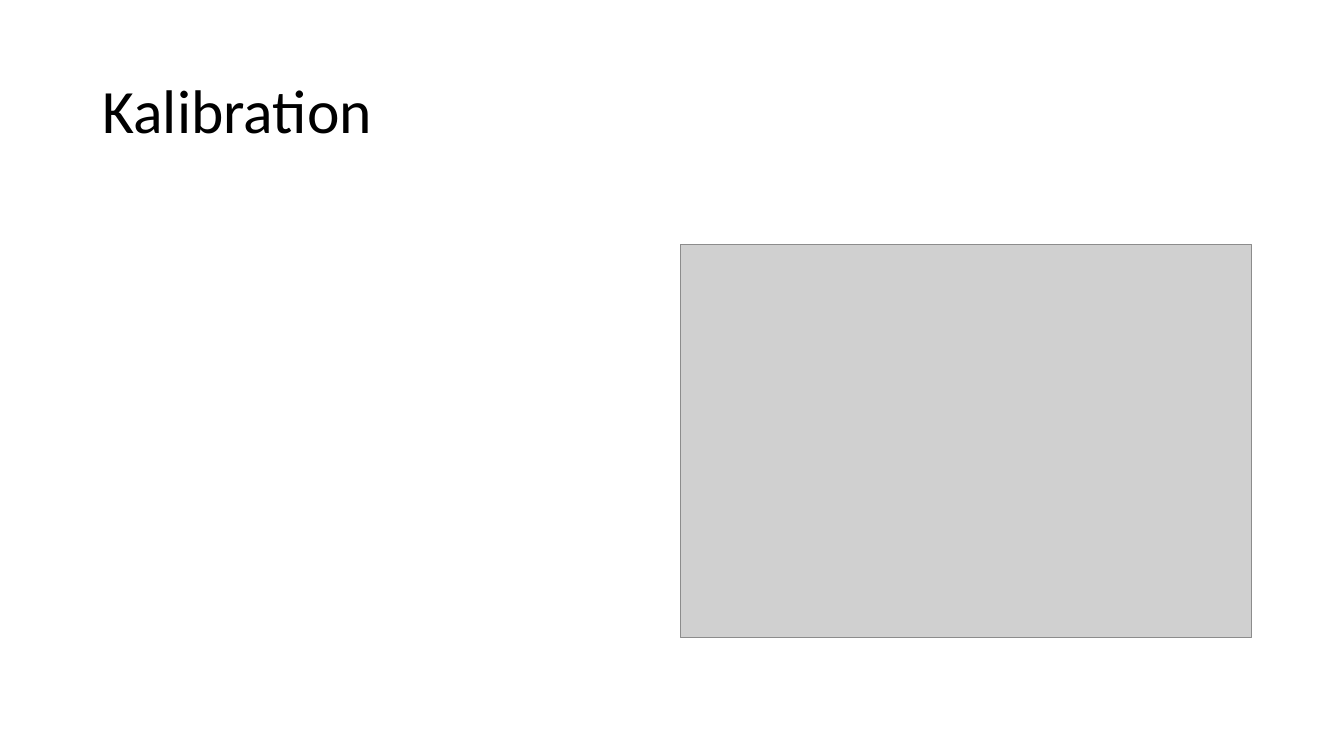
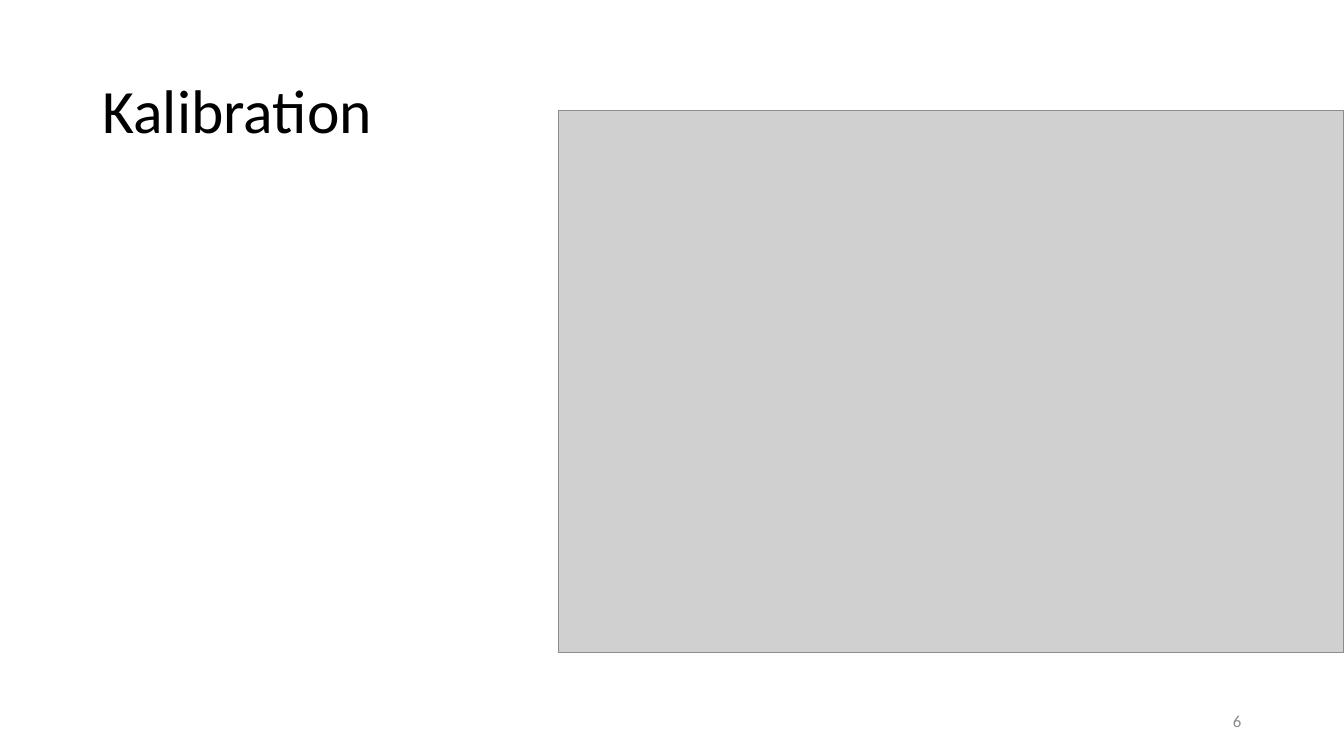
Before and after one commit to thewhitecat/grundpraktikum1, a slide deck: slide 6 of grundpraktikum2/Optik 2/Optik II.pptx. Drawn at 1344x756 pixels with LibreOffice and Linux fonts; fonts in the diff are those of the drawing; grey boxes stand for pictures. Boxes give left, top, right and bottom in pixels: in the first picture for what was removed or moved away, otherwise in the second. Text is boxed around its words. In the diff, an @@ line names an element or a change of style, - is before the commit and + after.

```diff
--- a/grundpraktikum2/Optik 2/Optik II.pptx
+++ b/grundpraktikum2/Optik 2/Optik II.pptx
@@ picture: place and size @@
-picture at bbox=[681, 244, 1252, 638]
+picture at bbox=[559, 111, 1344, 652]
@@ page number added at bbox=[1233, 716, 1241, 727], 12 pt, text #8C8C8C @@
+6
```
Also in this commit, not shown: 6 other slides changed, 4 slides added, 3 slides removed.
